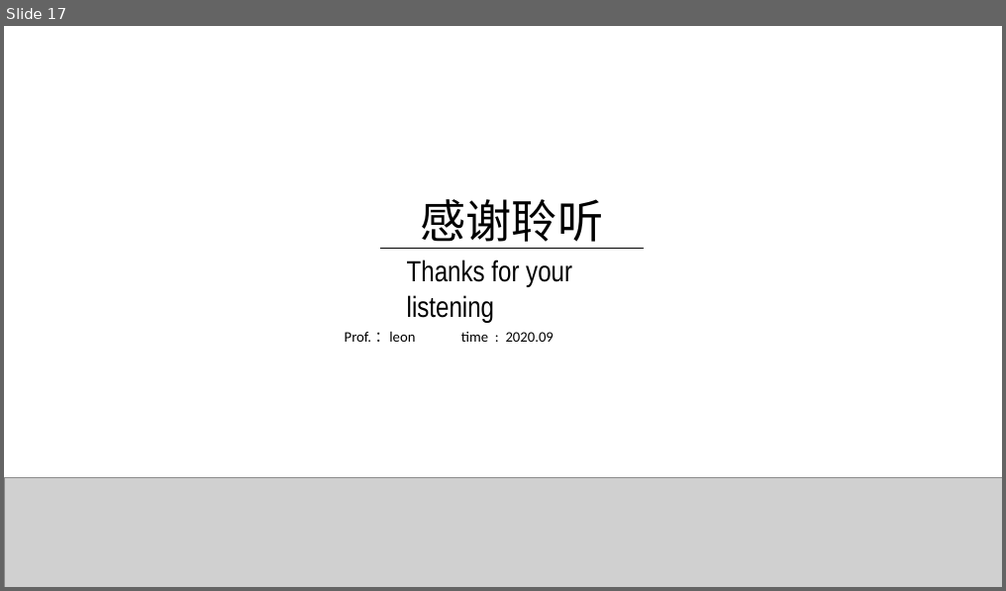
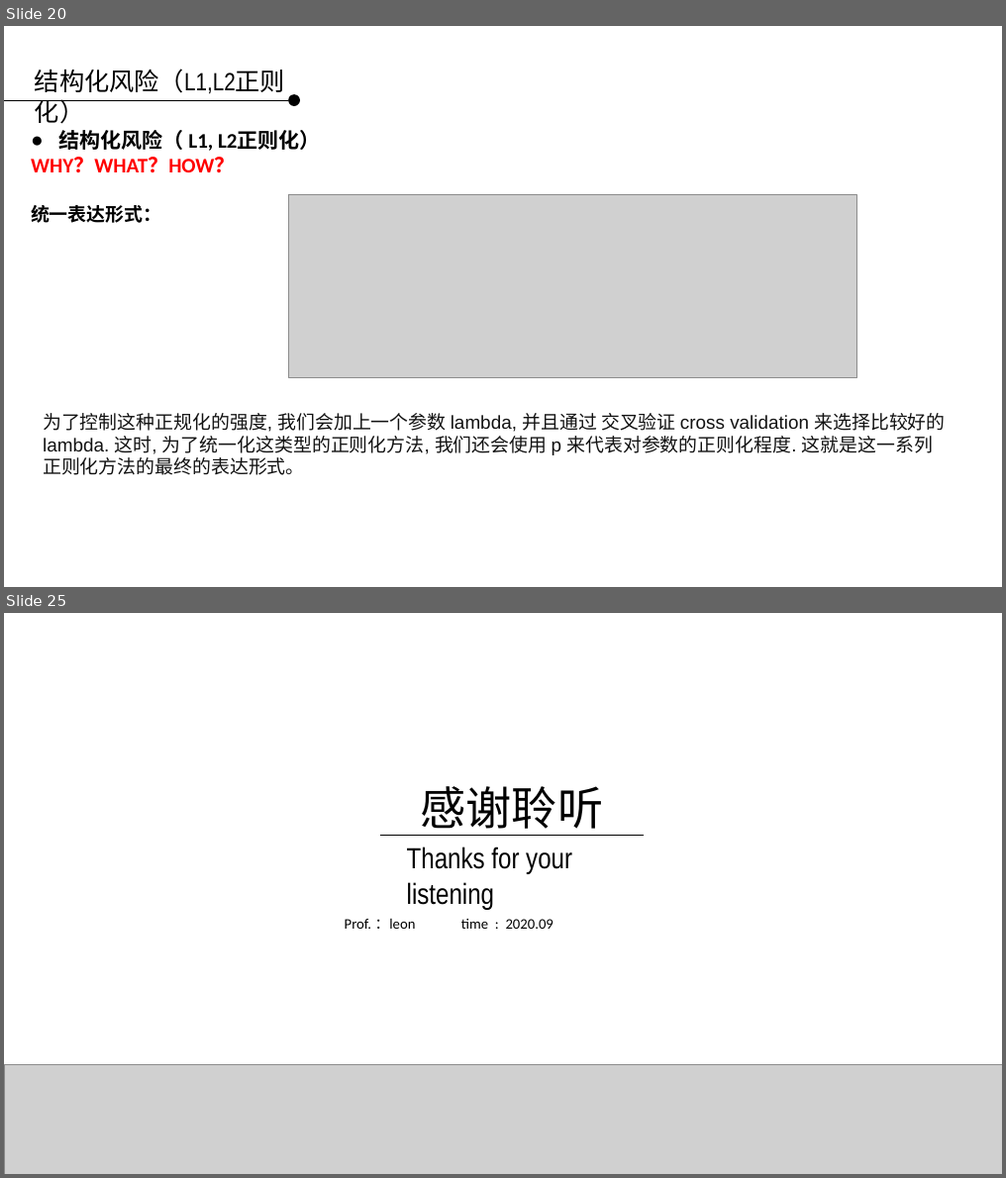
Before and after one commit to applepip/Big_Data, a slide deck: 产品大数据分析与建模/大数据分析与建模 - 函数与概念 第二-2讲 - 补充.pptx. Shown one above the other, each under a label of ours: slide 17 before the commit, slides 20 and 25 after it; the slides between them are not shown. The pictures are 1006x591 and 1006x1178 pixels, drawn with LibreOffice and Linux fonts; fonts in the diff are those of the drawing; grey boxes stand for pictures; background and template pictures are left out. Boxes give left, top, right and bottom in pixels: in the first picture for what was removed or moved away, otherwise in the second. Text is boxed around its words. In the diff, an @@ line names an element or a change of style, - is before the commit and + after.

```diff
--- a/产品大数据分析与建模/大数据分析与建模 - 函数与概念 第二-2讲 - 补充.pptx
+++ b/产品大数据分析与建模/大数据分析与建模 - 函数与概念 第二-2讲 - 补充.pptx
@@ slide 20 added at (4,26,1002,587), background picture (left out) @@
@@ text added at (35,69,285,94), 24 pt, text #000000 @@
+结构化风险（L1,L2正则化）
@@ line added from (4, 100) to (288, 100), #000000 0.75 pt @@
@@ ellipse added at (288,95,300,107), fill #000000 @@
@@ text added at (31,130,321,223), 20 pt, text #000000, bold @@
+● 结构化风险（ L1, L2正则化）
+WHY？WHAT？HOW？
+统一表达形式：
@@ picture added at (288,194,856,377) @@
@@ text added at (43,413,944,475), 18 pt, text #121212 @@
+为了控制这种正规化的强度, 我们会加上一个参数 lambda, 并且通过 交叉验证 cross validation 来选择比较好的 lambda. 这时, 为了统一化这类型的正则化方法, 我们还会使用 p 来代表对参数的正则化程度. 这就是这一系列正则化方法的最终的表达形式。
@@ what was slide 17 is now slide 25 @@
```
Also in this commit, not shown: 2 slides changed, 7 other slides added.
